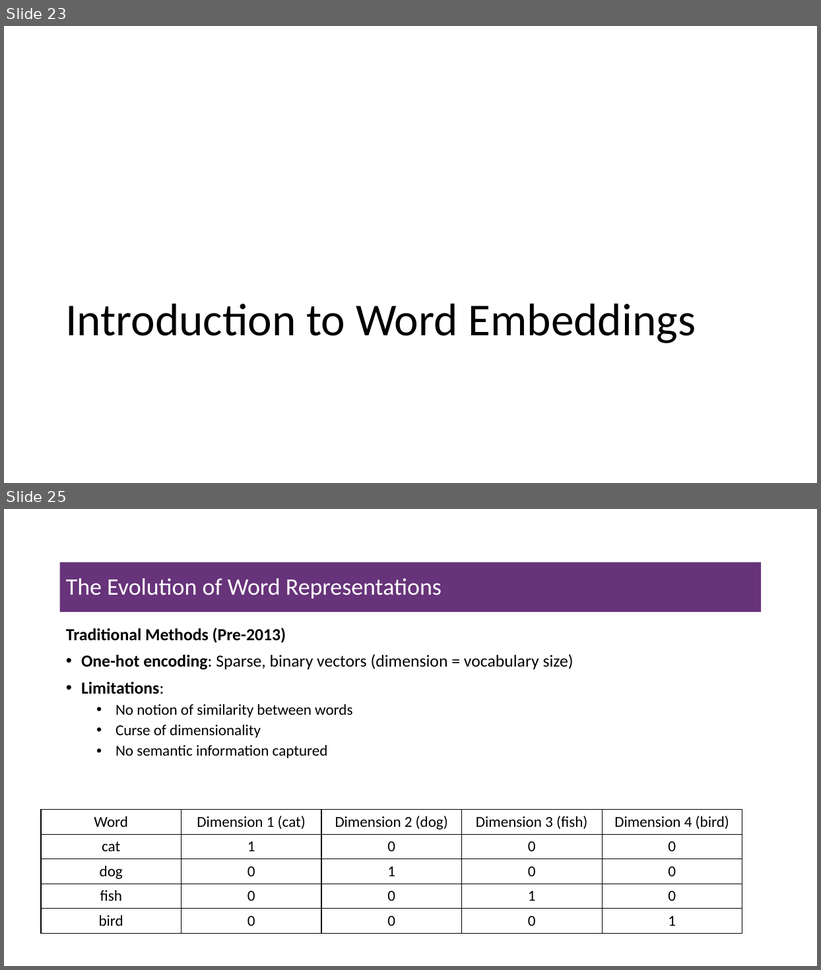
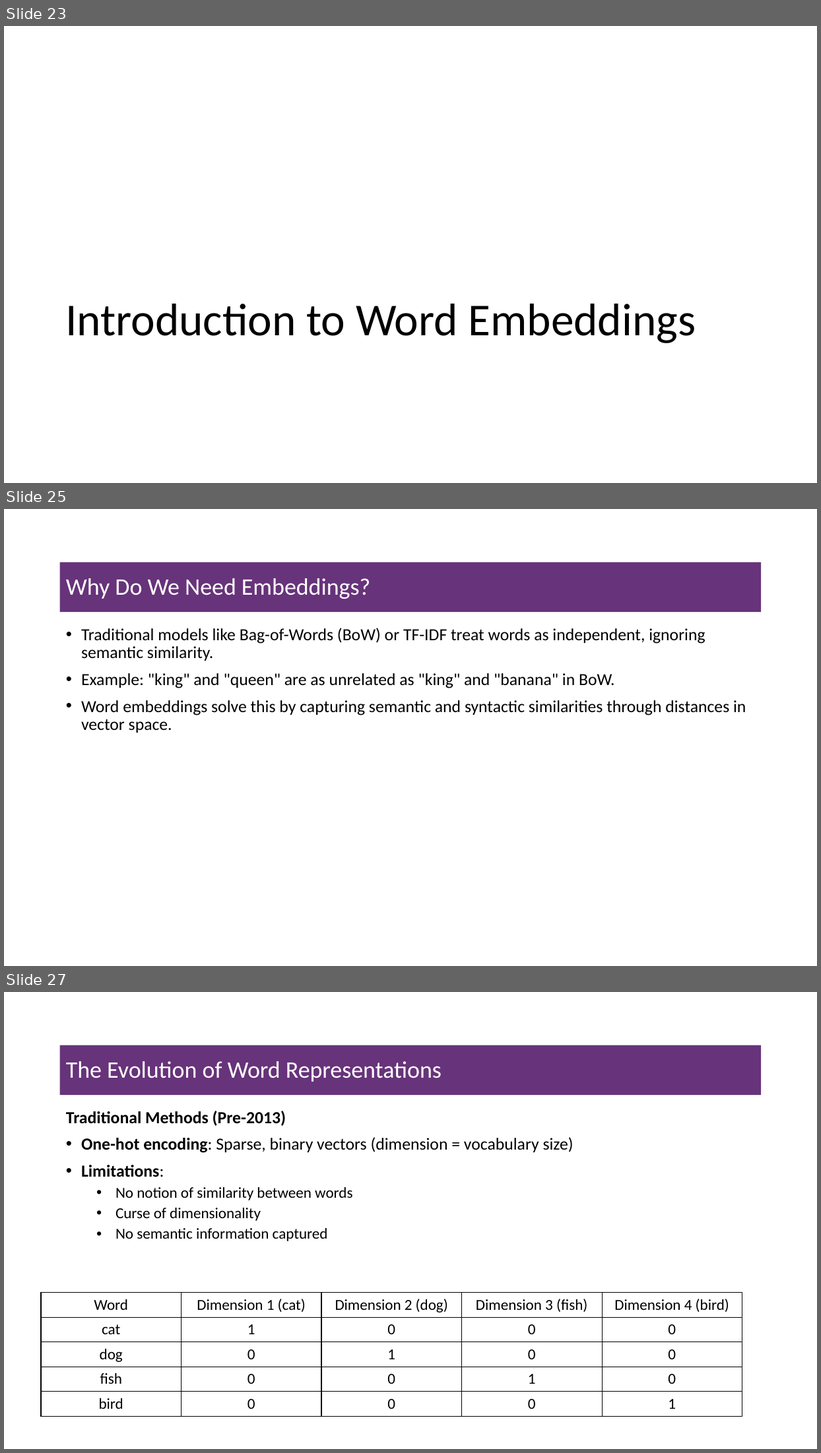
Before and after one commit to msfasha/307307-BI-Methods, a slide deck: 20242-NLP-LLM/lecture notes/Part 2 - Introduction to Large Language Models/Part 2 - Introduction to Large Language Models.pptx. Shown one above the other, each under a label of ours: slides 23 and 25 before the commit, slides 23, 25 and 27 after it; the slides between them are not shown. The pictures are 821x970 and 821x1453 pixels, drawn with LibreOffice and Linux fonts; fonts in the diff are those of the drawing; background and template pictures are left out. Boxes give left, top, right and bottom in pixels: in the first picture for what was removed or moved away, otherwise in the second. Text is boxed around its words. In the diff, an @@ line names an element or a change of style, - is before the commit and + after.

```diff
--- a/20242-NLP-LLM/lecture notes/Part 2 - Introduction to Large Language Models/Part 2 - Introduction to Large Language Models.pptx
+++ b/20242-NLP-LLM/lecture notes/Part 2 - Introduction to Large Language Models/Part 2 - Introduction to Large Language Models.pptx
@@ slide 25 added at [4,509,817,966], background #FFFFFF @@
@@ title added at [60,562,762,612], fill #67337A, 28 pt, text #FFFFFF @@
+Why Do We Need Embeddings?
@@ text added at [81,628,746,733], 20 pt, text #000000 @@
+• Traditional models like Bag-of-Words (BoW) or TF-IDF treat words as independent, ignoring semantic similarity.
+• Example: "king" and "queen" are as unrelated as "king" and "banana" in BoW.
+• Word embeddings solve this by capturing semantic and syntactic similarities through distances in vector space.
@@ what was slide 25 is now slide 27 @@
```
Also in this commit, not shown: 3 slides changed, 1 other slide added, 2 other files.
